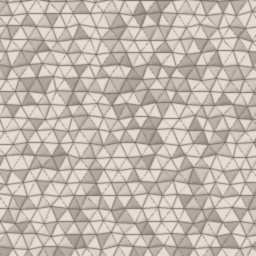
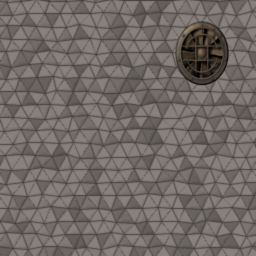
Revision of a layered 256×256 image; what changed, layer by layer:
added layer "vent" above "dark" over left=174, top=20, right=230, bottom=86
added layer "dark" (multiply, 41%) above "Screenshot copy" over left=0, top=0, right=256, bottom=256
